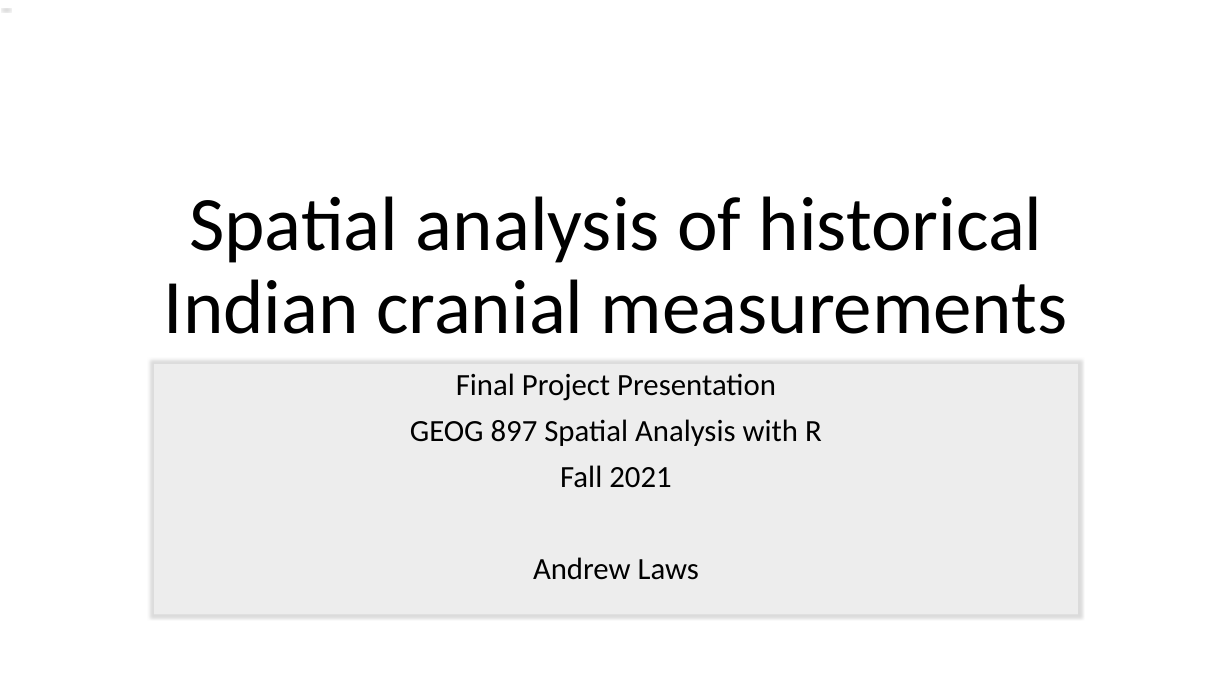
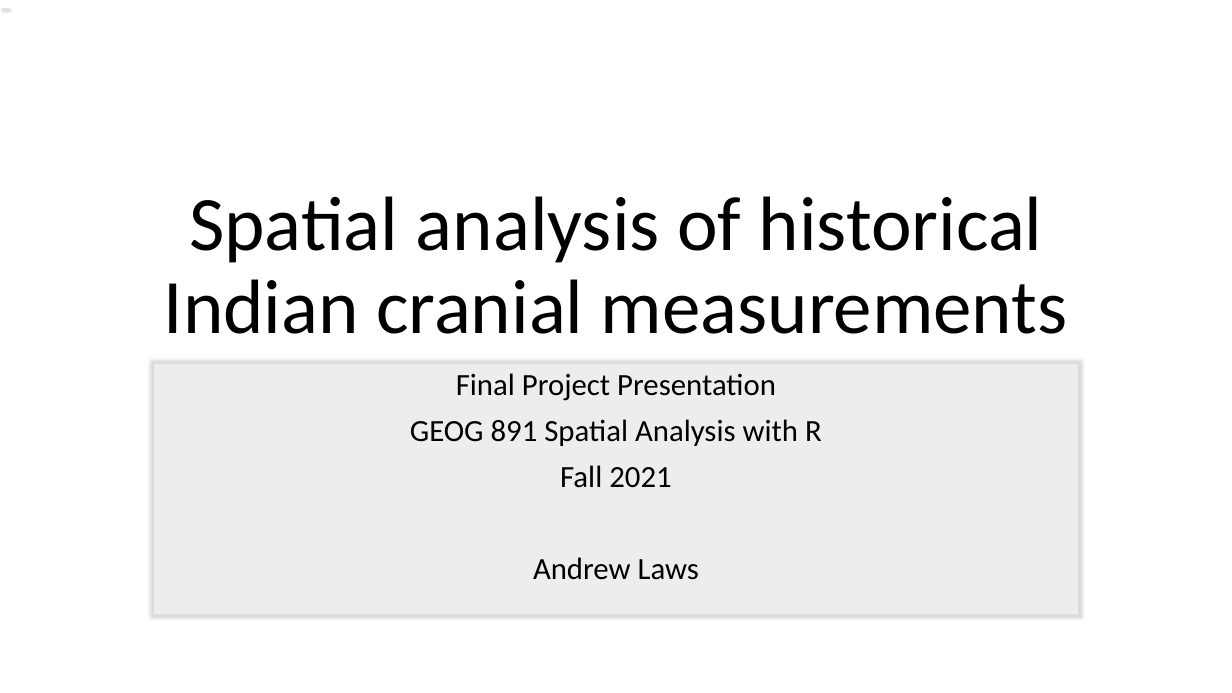
Before and after one commit to andrewroylaws/geog891, a slide deck: slide 1 of Final_project/FinalPresentationLaws.pptx. Drawn at 1232x693 pixels with LibreOffice and Linux fonts; fonts in the diff are those of the drawing; background and template pictures are left out. Boxes give left, top, right and bottom in pixels: in the first picture for what was removed or moved away, otherwise in the second. Text is boxed around its words. In the diff, an @@ line names an element or a change of style, - is before the commit and + after.

Commit message:
Correct class number

```diff
--- a/Final_project/FinalPresentationLaws.pptx
+++ b/Final_project/FinalPresentationLaws.pptx
@@ subtitle at bbox=[410, 419, 822, 446]: text changed @@
-GEOG 897 Spatial Analysis with R
+GEOG 891 Spatial Analysis with R
```
